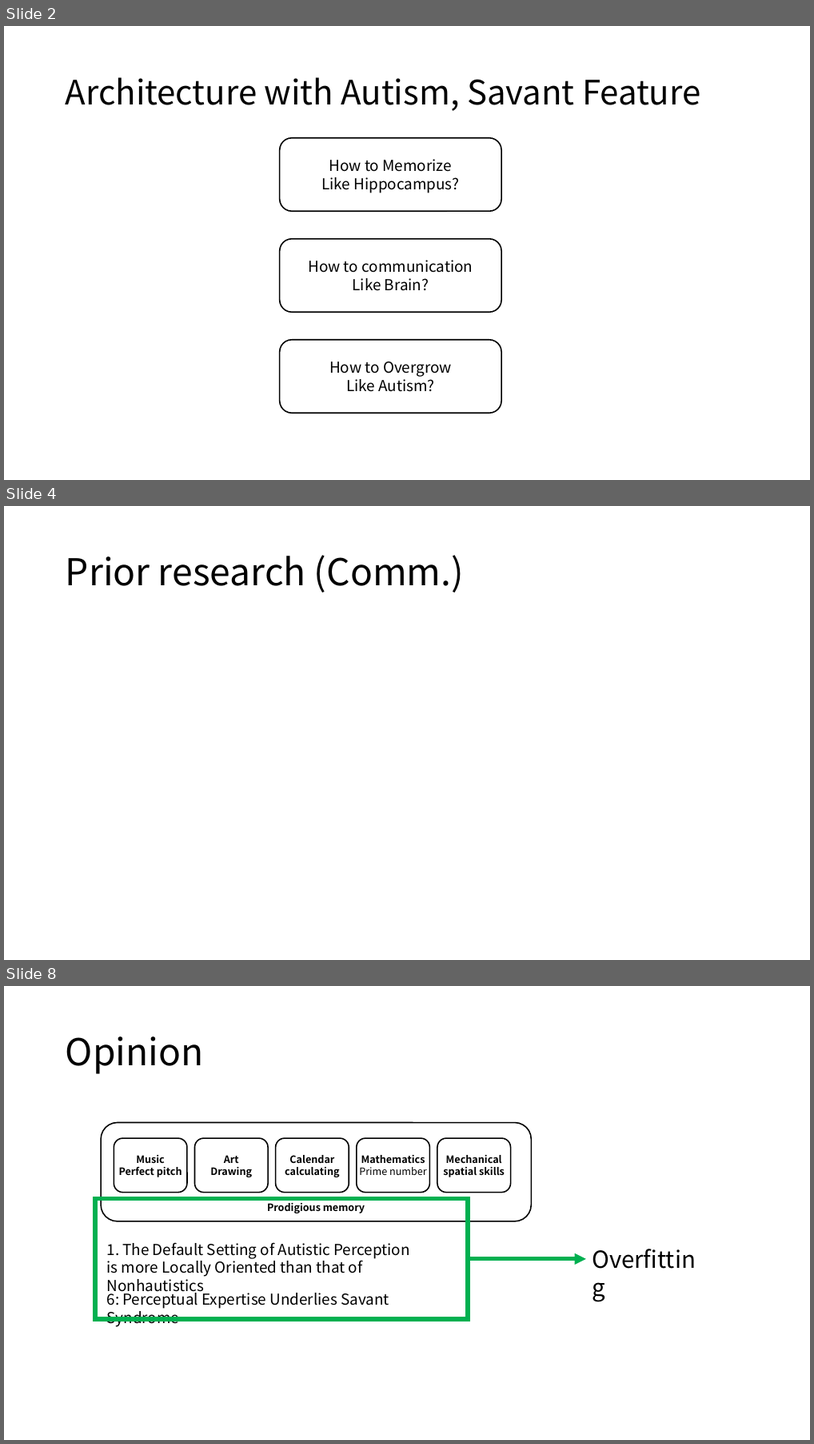
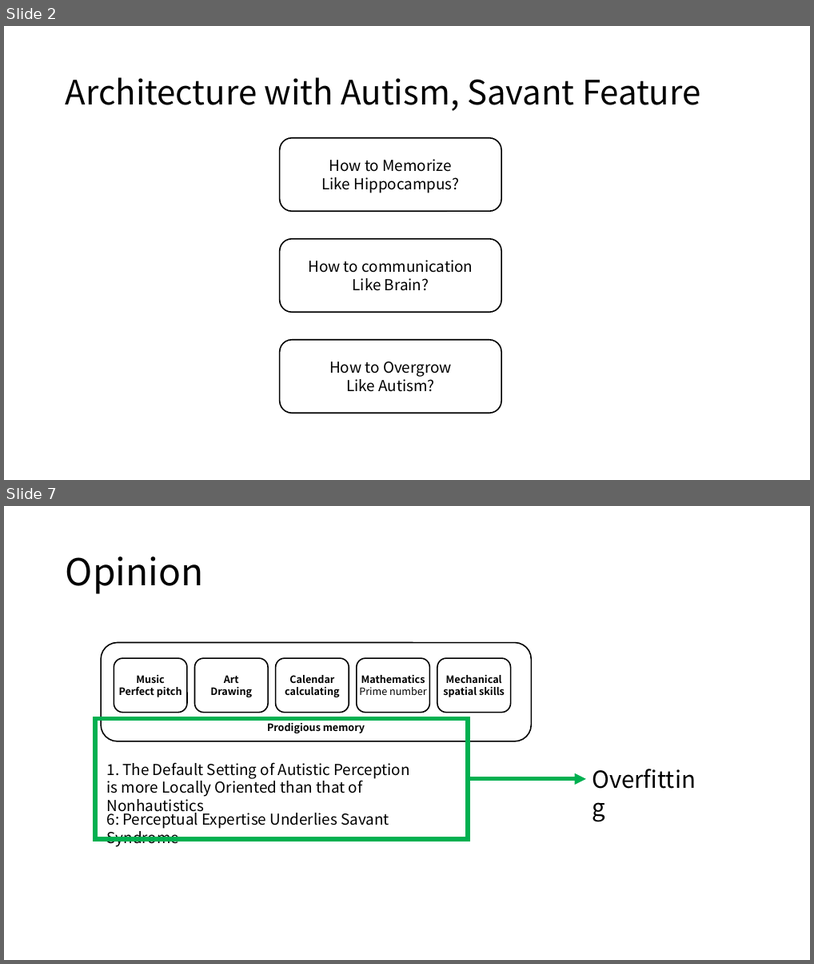
Before and after one commit to topaz11100/PROGRESS, a slide deck: 2_0729/0729_progress.pptx. Shown one above the other, each under a label of ours: slides 2, 4 and 8 before the commit, slides 2 and 7 after it; the slides between them are not shown. The pictures are 814x1444 and 814x964 pixels, drawn with LibreOffice and Linux fonts; fonts in the diff are those of the drawing. Boxes give left, top, right and bottom in pixels: in the first picture for what was removed or moved away, otherwise in the second. Text is boxed around its words. In the diff, an @@ line names an element or a change of style, - is before the commit and + after.

```diff
--- a/2_0729/0729_progress.pptx
+++ b/2_0729/0729_progress.pptx
@@ slide 4 removed at box(4, 506, 810, 960), background #FFFFFF @@
@@ title removed at box(66, 555, 464, 592) @@
-Prior research (Comm.)
@@ what was slide 8 is now slide 7 @@
```
Also in this commit, not shown: 3 slides changed, 2 slides added, 1 other slide removed, 4 other files.
